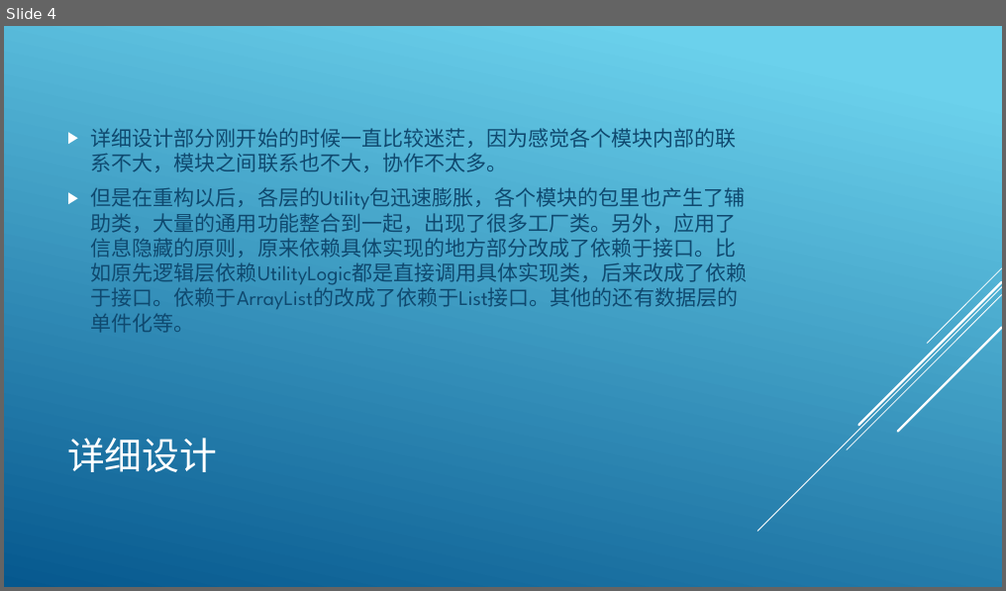
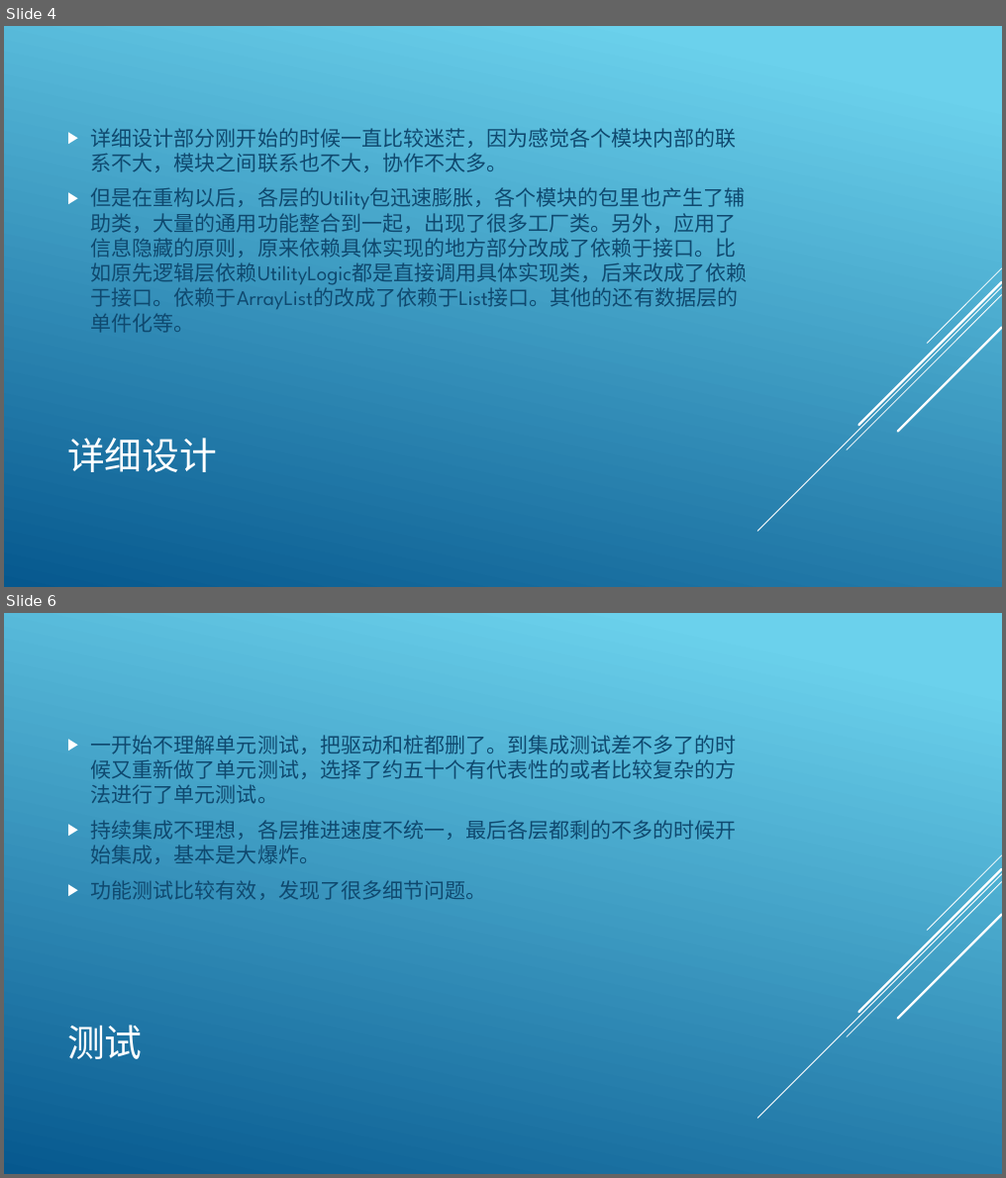
Before and after one commit to WillLester/UMRhai, a slide deck: 6_End/另请高明不谦虚.pptx. Shown one above the other, each under a label of ours: slide 4 before the commit, slides 4 and 6 after it; the slides between them are not shown. The pictures are 1006x591 and 1006x1178 pixels, drawn with LibreOffice and Linux fonts; fonts in the diff are those of the drawing. Boxes give left, top, right and bottom in pixels: in the first picture for what was removed or moved away, otherwise in the second. Text is boxed around its words. In the diff, an @@ line names an element or a change of style, - is before the commit and + after.

```diff
--- a/6_End/另请高明不谦虚.pptx
+++ b/6_End/另请高明不谦虚.pptx
@@ slide 6 added at box(4, 613, 1002, 1174), background gradient #6ED2EB to #06588E; not listed: 5 template elements that a slide beside it also shows @@
@@ text added at box(91, 735, 737, 900), 20 pt, text #0F496F @@
+▶ 一开始不理解单元测试，把驱动和桩都删了。到集成测试差不多了的时候又重新做了单元测试，选择了约五十个有代表性的或者比较复杂的方法进行了单元测试。
+▶ 持续集成不理想，各层推进速度不统一，最后各层都剩的不多的时候开始集成，基本是大爆炸。
+▶ 功能测试比较有效，发现了很多细节问题。
@@ title added at box(67, 1025, 143, 1059), 36 pt, text #FFFFFF @@
+测试
```
Also in this commit, not shown: 2 slides changed, 2 other files.
